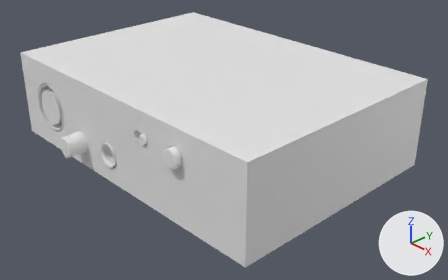
The Blender file Technical Project save 4.blend as it was, and as the next commit left it.
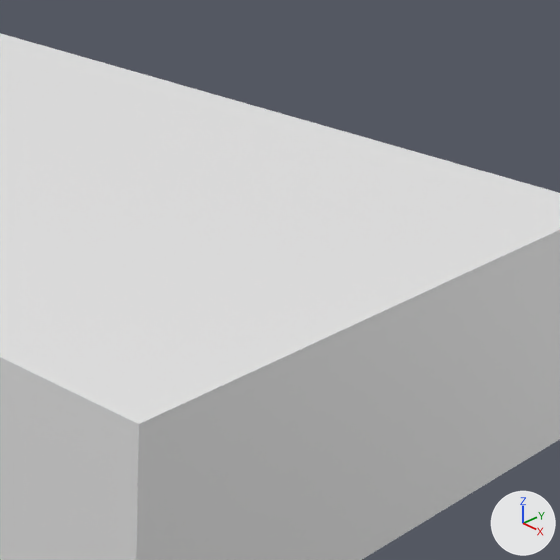
There are two pictures of each version: one whole from a 50 mm camera at (0.1816, -0.1735, 0.0978) aimed at (0.0108, -0.0122, -0.0175), one close up on the part from 43% to 91% of the width and 0% to 77% of the height. Every picture has the same lights, and +X, +Y and +Z are marked at lower right. The first two pictures are the older version.

In view in the first close-up: 'Base Shape'.
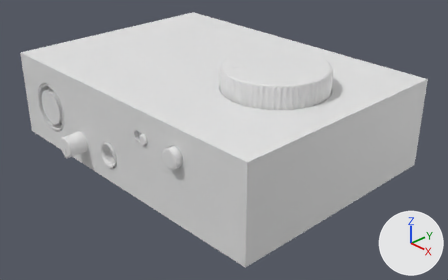
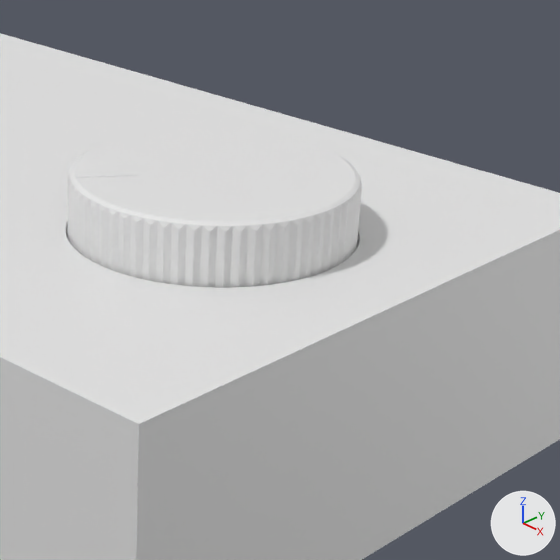
What differs and where, as boxes [x1, y1, x2, y2] in the close-ups (560 x 560 px):
'Big Volume Knob', added
    after: [68, 128, 362, 288]

What changed in the scene script:
```text
Add me_cylinder_014:
    me_cylinder_014.from_pydata(...)  # 192 vertices, 98 faces; spans x -1.0..1.0, y -1.0..1.0, z -1.0..1.0
Add me_cylinder_016:
    me_cylinder_016.from_pydata(...)  # 646 vertices, 519 faces; spans x -0.0216..0.0216, y -0.0216..0.0216, z -0.0087..0.0099
Change ob_base_shape:
    add _m = ob_base_shape.modifiers.new('Boolean.003', 'BOOLEAN')
    add _m.object = ob_big_volume_knob_hole
Add ob_big_volume_knob_hole:
    ob_big_volume_knob_hole = bpy.data.objects.new('Big Volume Knob Hole', me_cylinder_014)
    ob_big_volume_knob_hole.location = (0.0353, -0.00873, 0.00649)
    ob_big_volume_knob_hole.scale = (0.0212, 0.0212, 0.00788)
    ob_big_volume_knob_hole.hide_set(True)
Add ob_big_volume_knob:
    ob_big_volume_knob = bpy.data.objects.new('Big Volume Knob', me_cylinder_016)
    ob_big_volume_knob.location = (0.0353, -0.0087, 0.0114)
    ob_big_volume_knob.scale = (0.966, 0.966, 0.966)
```
